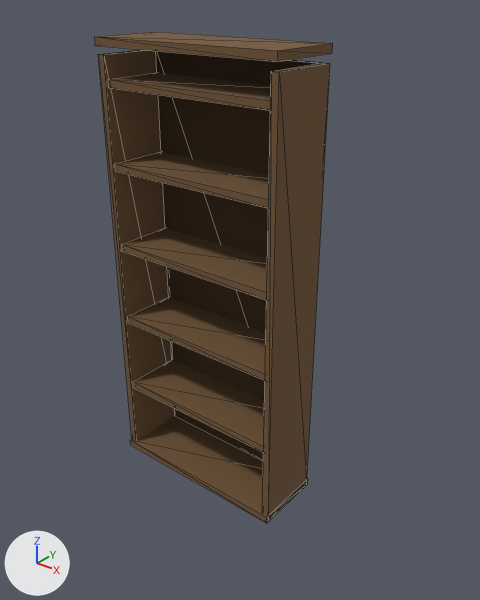
The glTF model assets/models/studio/bookshelf.glb as it was, and as the next commit left it.
Both versions are drawn from a camera (50 mm lens) standing at (1.59, -1.81, 1.99) and looking at (0.1, 0.05, 0.84). The axes (+X, +Y, +Z) are drawn at lower left. The lights are the same throughout. The picture after the commit comes second. Mesh edges are drawn as thin lines. Vertices at exactly the same position are counted once.

The first picture shows 'bookshelf'.
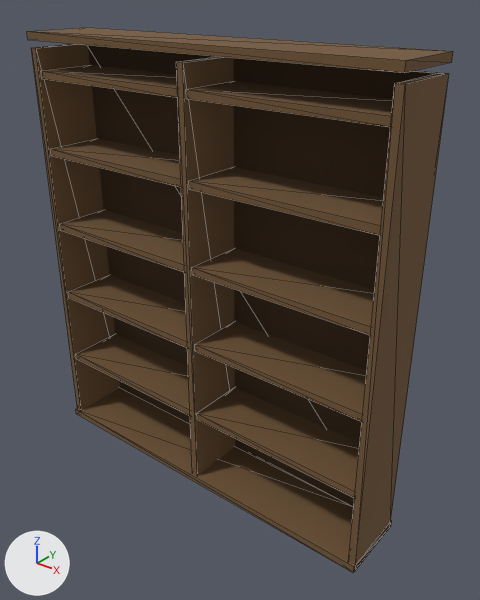
Location of each change, [x1, y1, x2, y2] in pixels of the pictures (480 x 600 px; the box of a moved part takes in the faces that stretch with it):
'bookshelf', reshaped (79% wider, 11% taller): before [95, 32, 333, 523]; after [27, 27, 453, 573]
part 1 of me_cube, added (brown): after [31, 44, 120, 410]
part 2 of me_cube, added (brown): after [348, 73, 449, 569]
part 3 of me_cube, added (brown): after [176, 56, 235, 476]
part 4 of me_cube, added (brown): after [27, 27, 453, 73]
part 5 of me_cube, added (brown): after [76, 388, 392, 573]
part 6 of me_cube, moved or reshaped: before [133, 360, 265, 453]; after [76, 334, 190, 416]
part 7 of me_cube, moved or reshaped: before [128, 297, 266, 381]; after [197, 388, 360, 498]
part 8 of me_cube, moved or reshaped: before [122, 228, 267, 300]; after [68, 275, 187, 347]
part 9 of me_cube, moved or reshaped: before [115, 152, 269, 208]; after [195, 321, 367, 422]
part 10 of me_cube, moved or reshaped: before [108, 73, 271, 110]; after [60, 210, 184, 272]
part 11 of me_cube, added (brown): after [192, 248, 375, 335]
part 12 of me_cube, added (brown): after [50, 138, 181, 187]
part 13 of me_cube, added (brown): after [189, 167, 384, 235]
part 14 of me_cube, added (brown): after [41, 65, 177, 97]
part 15 of me_cube, added (brown): after [186, 81, 393, 127]
part 16 of me_cube, added: after [88, 45, 440, 507]
part 17 of me_cube, deleted (brown): before [98, 50, 330, 521]

What the commit changed:
me_cube is used by ob_bookshelf; location (0.0, 0.0, 0.0).
me_cube had 78 vertices, 120 faces and spanned x -0.4..0.4, y -0.15..0.15, z 0.0..1.8.
me_cube now has 128 vertices, 192 faces and spans x -0.8..0.8, y -0.15..0.15, z 0.0..1.8.
me_cube part 1: a new loose piece, a box spanning x -0.8..-0.77, y -0.14..0.14, z 0.0..1.74, in mat_walnut (brown #735738).
me_cube part 2: a new loose piece, a box spanning x 0.77..0.8, y -0.14..0.14, z 0.0..1.74, in mat_walnut (brown #735738).
me_cube part 3: a new loose piece, a box spanning x -0.015..0.015, y -0.14..0.14, z 0.0..1.74, in mat_walnut (brown #735738).
me_cube part 4: a new loose piece, a box spanning x -0.8..0.8, y -0.15..0.15, z 1.77..1.8, in mat_walnut (brown #735738).
me_cube part 5: a new loose piece, a box spanning x -0.8..0.8, y -0.15..0.15, z 0.0..0.03, in mat_walnut (brown #735738).
me_cube part 6: the loose piece of 8 vertices spanning x -0.37..0.37, y -0.13..0.13, z 0.33..0.36 is moved by (-0.39, 0.0, 0.0).
me_cube part 7: the loose piece of 8 vertices spanning x -0.37..0.37, y -0.13..0.13, z 0.66..0.69 is moved by (0.39, 0.0, -0.33).
me_cube part 8: the loose piece of 8 vertices spanning x -0.37..0.37, y -0.13..0.13, z 0.99..1.01 is moved by (-0.39, 0.0, -0.33).
me_cube part 9: the loose piece of 8 vertices spanning x -0.37..0.37, y -0.13..0.13, z 1.32..1.35 is moved by (0.39, 0.0, -0.66).
me_cube part 10: the loose piece of 8 vertices spanning x -0.37..0.37, y -0.13..0.13, z 1.62..1.65 is moved by (-0.39, 0.0, -0.64).
me_cube part 11: a new loose piece, a box spanning x 0.015..0.77, y -0.13..0.13, z 0.985..1.015, in mat_walnut (brown #735738).
me_cube part 12: a new loose piece, a box spanning x -0.77..-0.015, y -0.13..0.13, z 1.315..1.345, in mat_walnut (brown #735738).
me_cube part 13: a new loose piece, a box spanning x 0.015..0.77, y -0.13..0.13, z 1.315..1.345, in mat_walnut (brown #735738).
me_cube part 14: a new loose piece, a box spanning x -0.77..-0.015, y -0.13..0.13, z 1.625..1.655, in mat_walnut (brown #735738).
me_cube part 15: a new loose piece, a box spanning x 0.015..0.77, y -0.13..0.13, z 1.625..1.655, in mat_walnut (brown #735738).
me_cube part 16: a new loose piece, a box spanning x -0.785..0.785, y 0.12..0.14, z 0.03..1.74, in mat_walnut_dark (brown #4c3824).
me_cube part 17: the loose piece of 22 vertices spanning x -0.4..0.4, y -0.14..0.14, z 0.0..1.74 is deleted.
Other edits to the shape of me_cube do not show in these pictures.
